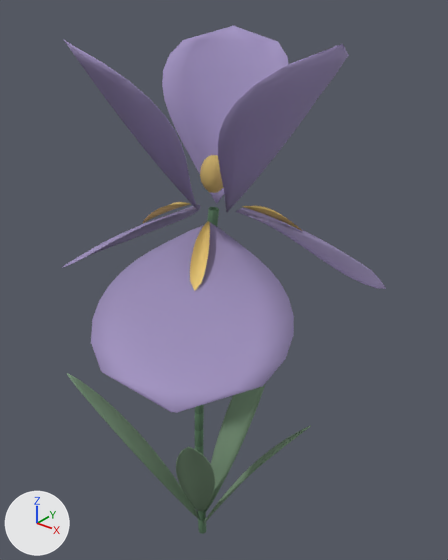
A saved change to the glTF model www/models/flowers/iris-common-v2.glb.
Rendered twice from a camera (50 mm lens) standing at (1.35, -1.53, 2.25) and looking at (0.02, 0.13, 1.22). Lighting does not change. The marker at lower left points along +X, +Y and +Z. The first picture is the older version. Vertices at exactly the same position are counted once.

In view in the first picture: 'iris-common-v2-center', 'iris-common-v2-leaf', 'iris-common-v2-petal', 'iris-common-v2-stem'.
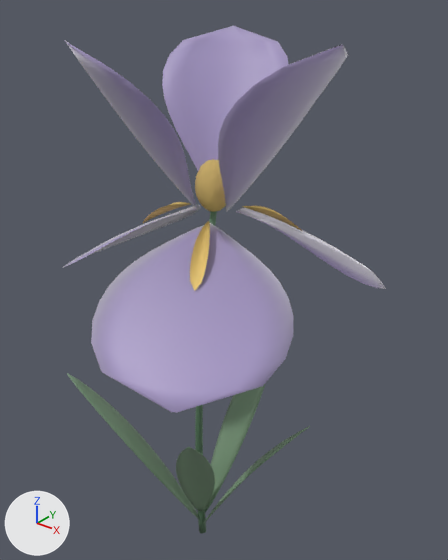
Changed parts and their boxes (x1, y1, x2, y2) in the pictures (448 x 560 px; the box of a moved part takes in the faces that stretch with it):
'iris-common-v2-petal', surface changed
    both: (63, 32, 386, 408)
'iris-common-v2-center', reshaped
    before: (143, 155, 302, 291)
    after: (143, 159, 302, 291)
part 1 of me_iris_common_v2_center, moved or reshaped
    before: (200, 155, 223, 193)
    after: (195, 159, 226, 212)

The change, as a list of edits to the scene's bpy script:
```text
Change mat_iris_petal:
    where n0 = _N.new('ShaderNodeBsdfPrincipled'); n0.name = 'Principled BSDF'
    add n0.inputs[24].default_value = 1.0  # 'Sheen Weight'
Change me_iris_common_v2_center:
    used by ob_iris_common_v2_center; location = (0.0, 0.0, 0.0)
    remove me_iris_common_v2_center.from_pydata(...)  # 417 vertices, 688 faces; spans x -0.269..0.261, y -0.304..0.302, z 1.415..1.733
    add me_iris_common_v2_center.from_pydata(...)  # 417 vertices, 688 faces; spans x -0.269..0.261, y -0.304..0.302, z 1.415..1.718
    me_iris_common_v2_center part 1: the loose piece of 144 vertices spanning x 0.036..0.126, y -0.046..0.044, z 1.607..1.733 is scaled about its middle by 1.4, then moved by (0.0, 0.0, -0.04)
```
